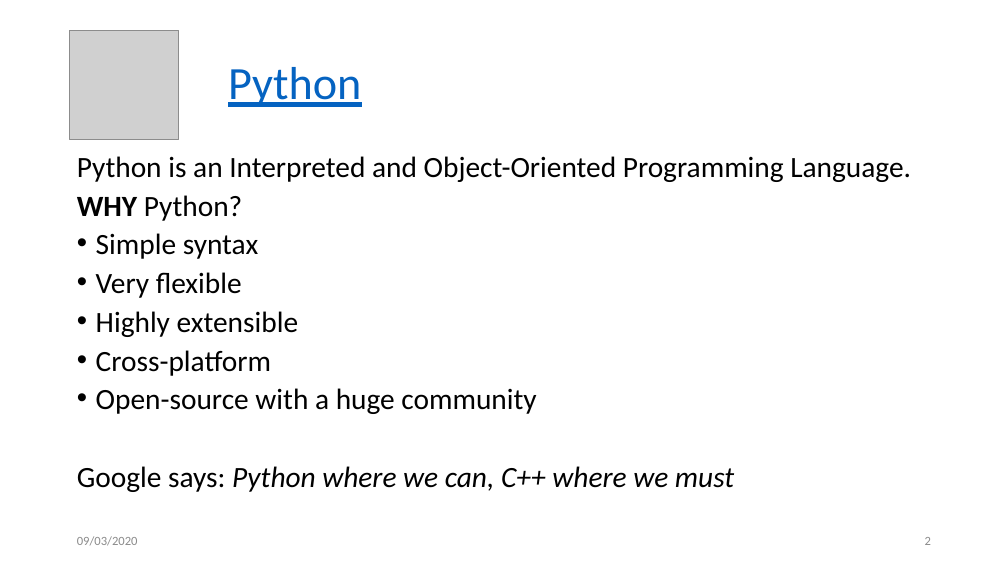
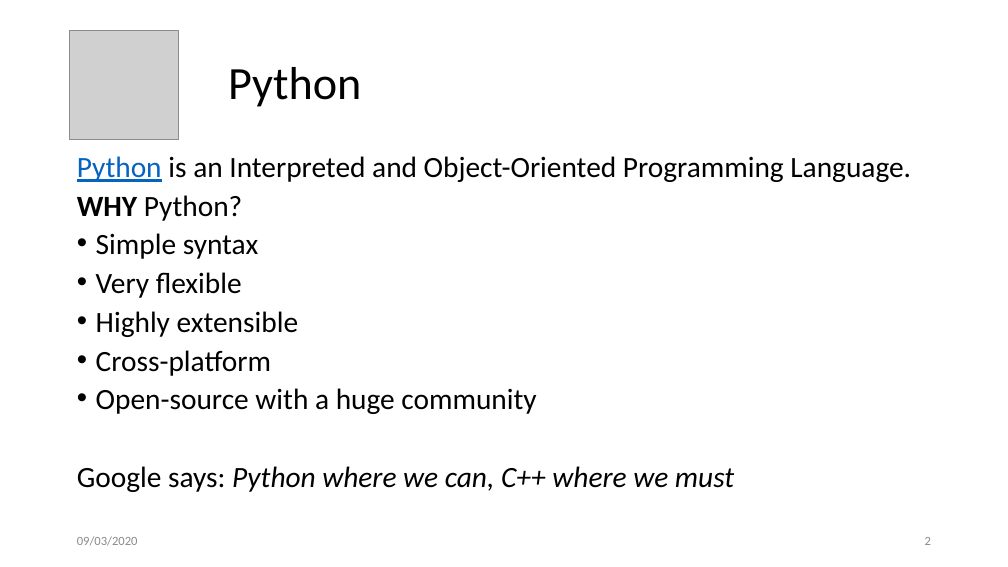
Before and after one commit to regineru/90392-DataSecurity, a slide deck: slide 2 of 1.intro-to-python/intro-python.pptx. Drawn at 1008x567 pixels with LibreOffice and Linux fonts; fonts in the diff are those of the drawing; grey boxes stand for pictures. Boxes give left, top, right and bottom in pixels: in the first picture for what was removed or moved away, otherwise in the second. Text is boxed around its words. In the diff, an @@ line names an element or a change of style, - is before the commit and + after.

```diff
--- a/1.intro-to-python/intro-python.pptx
+++ b/1.intro-to-python/intro-python.pptx
@@ title "Python" at box(228, 67, 361, 107): text colour #0563C1 to #000000, underline off @@
@@ text at box(77, 156, 911, 182): text colour #000000 to #0563C1, underline on in "Python" @@
```
Also in this commit, not shown: 2 other slides changed, 1 slide added, 1 slide removed, 1 other file.
